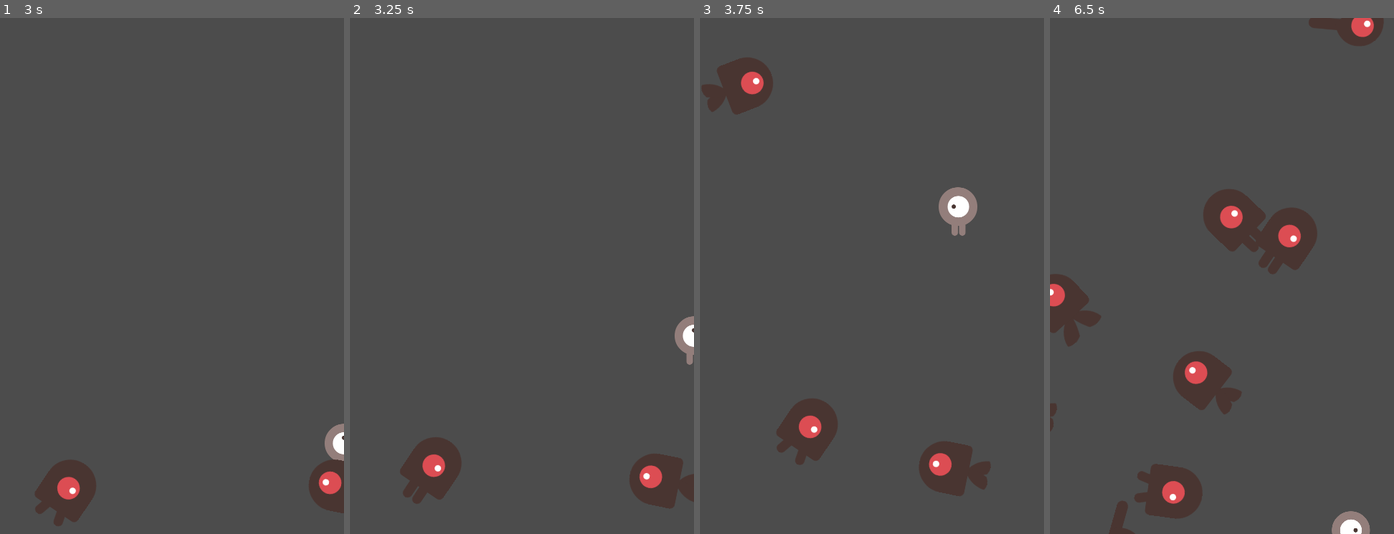
Above: before the commit, frames 1-4 (left to right).
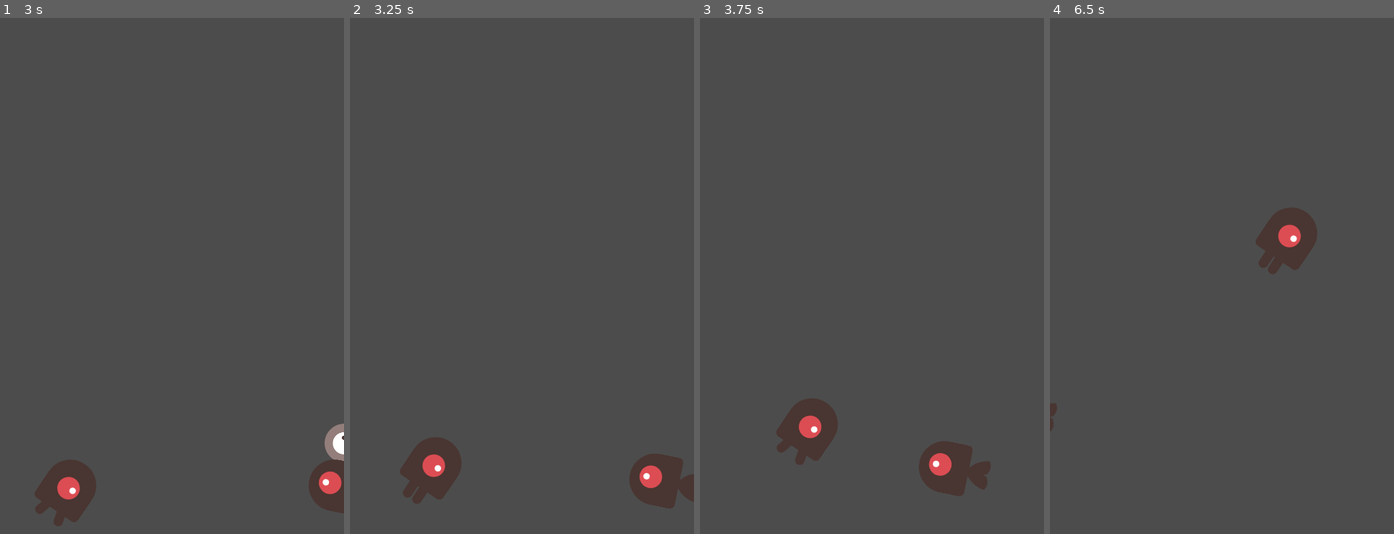
Above: after the commit, the same moments.

Repository: Taektiek/monsterrun
Game: Godot game, scene res://Main.tscn
Same seed, same stepped clock (60 frames per second), same inputs: the game is played once before the commit and once after it. The project has no main scene, so this scene is started directly.
Inputs:
- Up to frame 1 (3 s): tap Enter at 0.5 s; hold Right (ui_right) 0.53-1.28 s; hold Down (ui_down) 1.28-2.03 s; tap Space at 2 s; hold Right (ui_right) 2.03-2.78 s; hold Up (ui_up) from 2.78 s (still down)
- Up to frame 2 (3.25 s): keep holding Up (ui_up)
- Up to frame 3 (3.75 s): release Up (ui_up) at 3.53 s; hold Left (ui_left) from 3.53 s (still down)
- Up to frame 4 (6.5 s): release Left (ui_left) at 5.03 s; hold Down (ui_down) 5.03-5.78 s; hold Right (ui_right) from 5.78 s (still down)

Frame 1 is identical in both runs. In frame 2, 0.4% of the frame differs, in the area x 94-100%, y 57-68%; in frame 3, 2.2%; in frame 4, 7.1%, in the area x 0-97%, y 0-100%.

Commit message:
Added argument removed pass

Diff:
--- a/Player.gd
+++ b/Player.gd
@@ -1,4 +1,5 @@
 extends Area2D
+
 signal hit
 
 export var speed = 400
@@ -42,8 +43,7 @@
 		$AnimatedSprite.flip_v = velocity.y > 0
 
 
-func _on_Player_body_entered():
+func _on_Player_body_entered(x):
 	hide()
 	emit_signal("hit")
 	$CollisionShape2D.set_deferred("disabled", true)
-	pass # Replace with function body.
